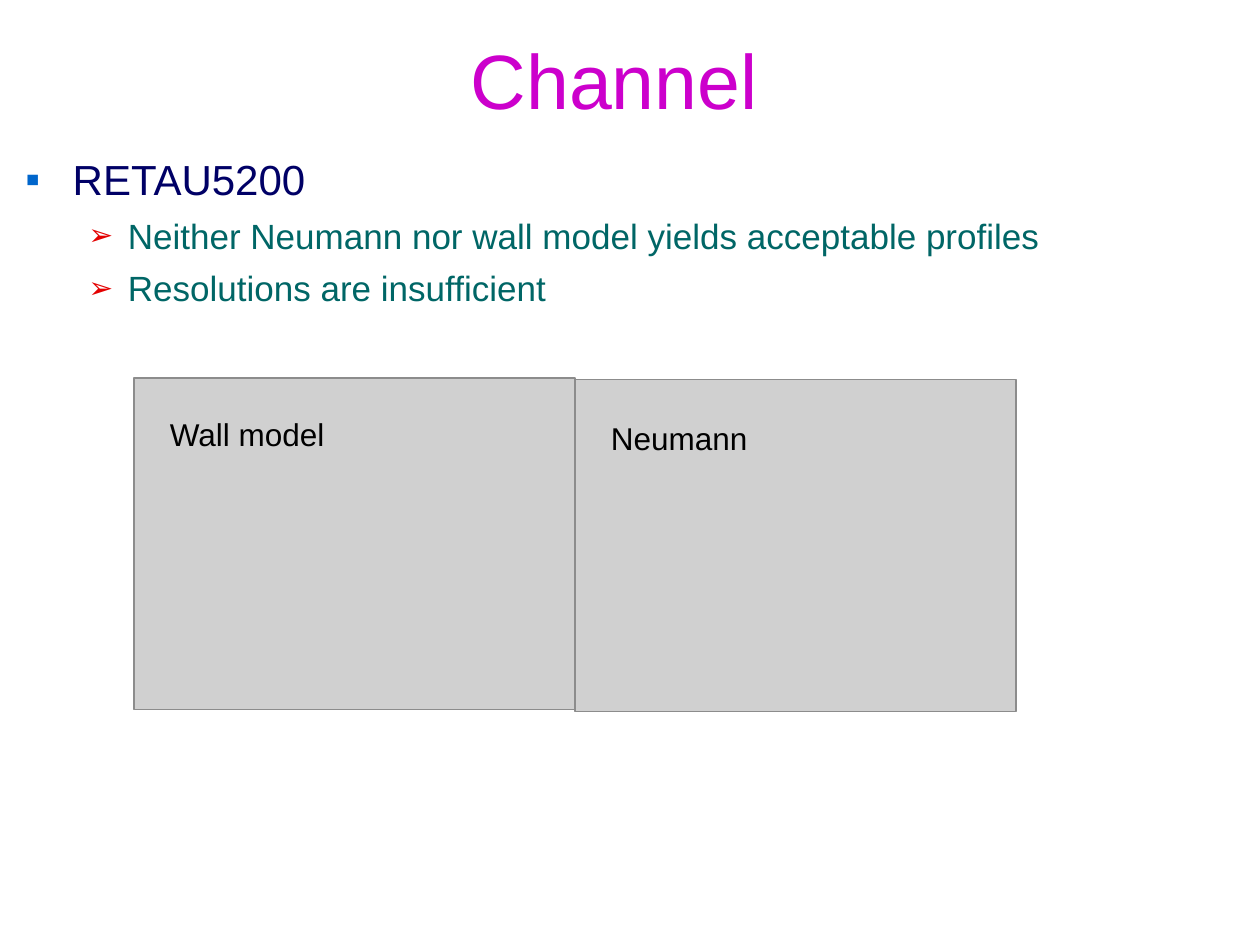
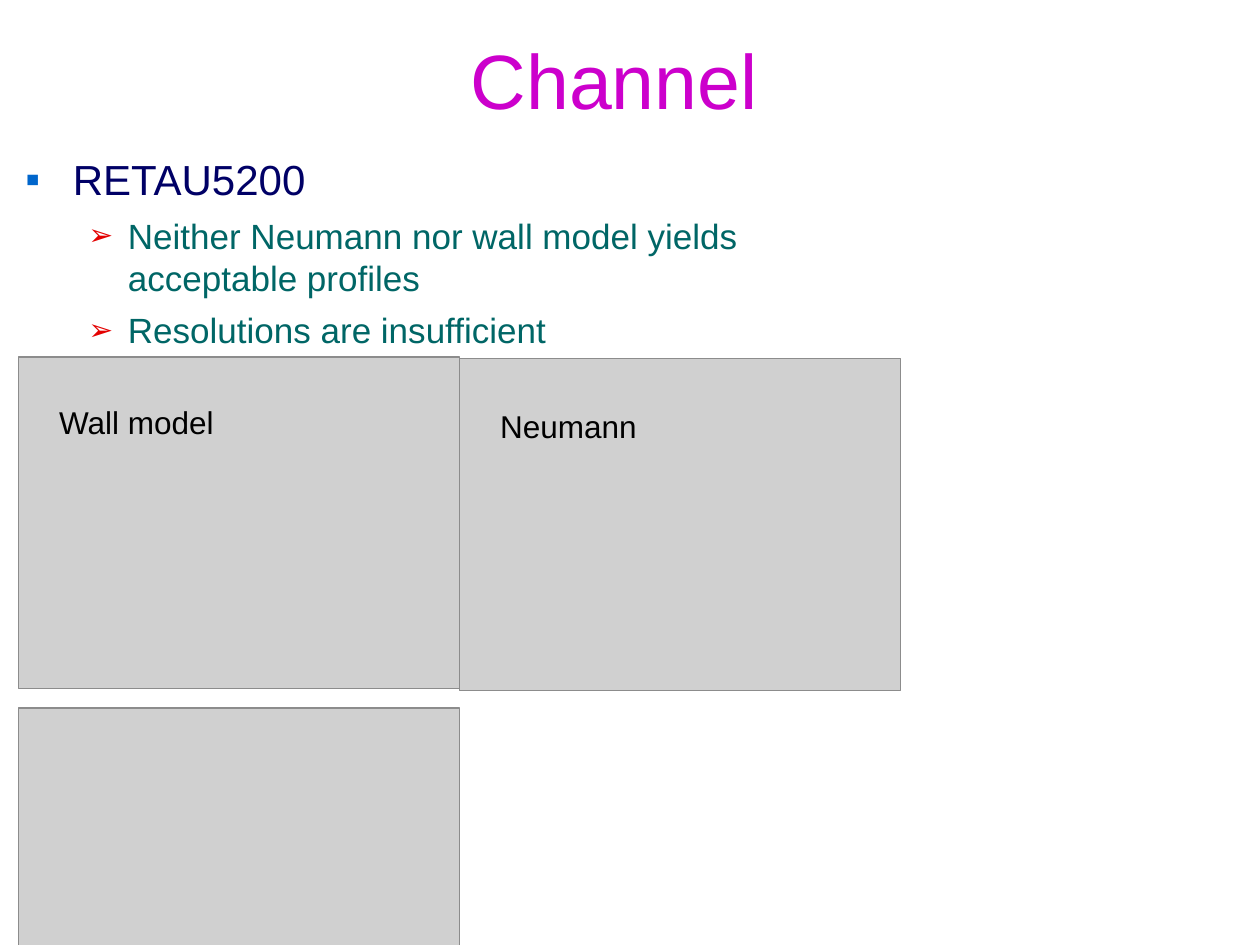
Before and after one commit to federicoVerolini/CaLES, a slide deck: slide 6 of docs/vv.pptx. Drawn at 1260x945 pixels with LibreOffice and Linux fonts; fonts in the diff are those of the drawing; grey boxes stand for pictures; background and template pictures are left out. Boxes give left, top, right and bottom in pixels: in the first picture for what was removed or moved away, otherwise in the second. Text is boxed around its words. In the diff, an @@ line names an element or a change of style, - is before the commit and + after.

```diff
--- a/docs/vv.pptx
+++ b/docs/vv.pptx
@@ text "RETAU5200" rewrapped from box(73, 165, 1039, 302) to box(73, 165, 738, 344) @@
@@ picture: place and size @@
-picture at box(134, 378, 575, 709)
+picture at box(19, 357, 460, 688)
@@ picture: place and size @@
-picture at box(575, 379, 1016, 712)
+picture at box(460, 359, 901, 692)
@@ text "Wall model": place and size @@
-text "Wall model" at box(170, 423, 325, 447)
+text "Wall model" at box(59, 411, 214, 435)
@@ text "Neumann": place and size @@
-text "Neumann" at box(611, 428, 748, 451)
+text "Neumann" at box(500, 416, 637, 439)
@@ picture added at box(19, 708, 460, 945) @@
```
Also in this commit, not shown: 1 other slide changed, 5 other files.
